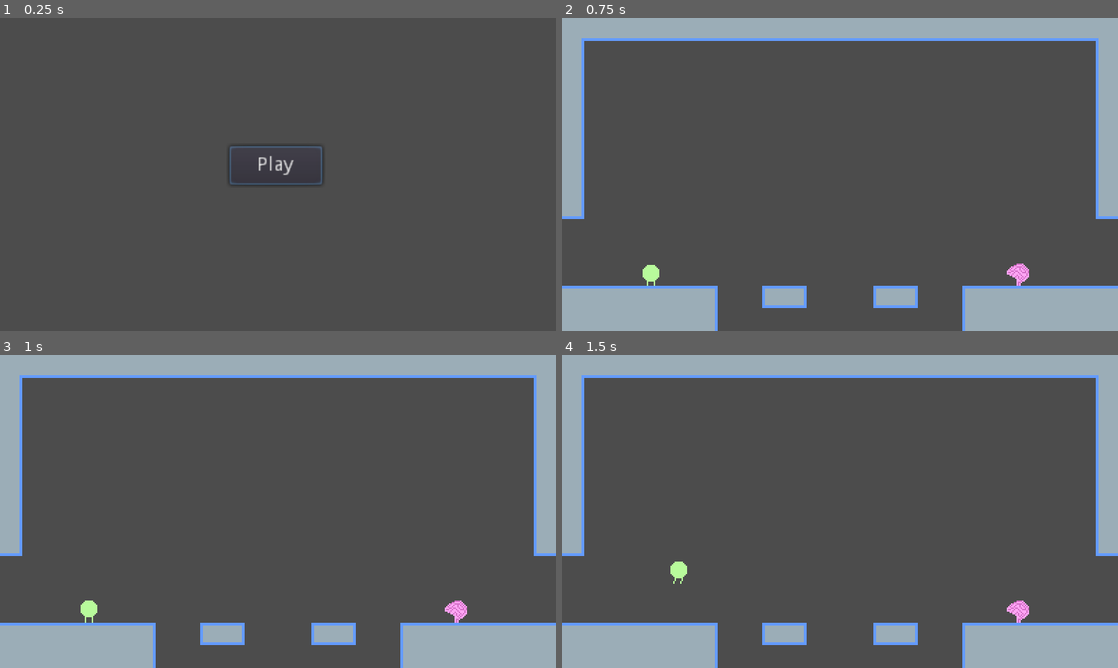
Above: before the commit, frames 1-4 (two rows, left to right).
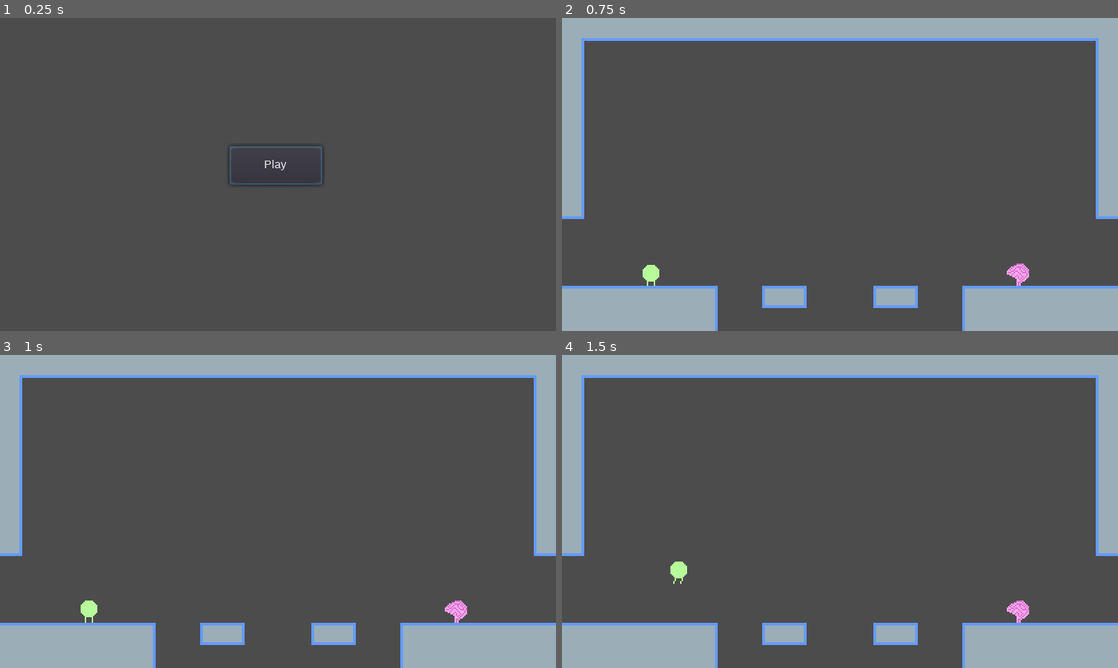
Above: after the commit, the same moments.

Repository: DucksAreMammals/I-Will-Recover
Game: Godot game, scene res://Scenes/Screens/Menu.tscn
The game is run twice, just before and just after one commit, with the same random seed, the same clock (stepped at 60 frames per second) and the same inputs.
Inputs:
- Up to frame 1 (0.25 s): no input
- Up to frame 2 (0.75 s): click "Play" at 0.5 s
- Up to frame 3 (1 s): no input
- Up to frame 4 (1.5 s): tap Enter at 1.25 s; hold D (right) from 1.28 s (still down); tap W (up) at 1.35 s

The runs differ from the first frame. In frame 1, 0.2% of the frame differs, in the area x 46-53%, y 44-51%; in frame 2, nothing differs; in frame 3, nothing differs; in frame 4, nothing differs.

Commit message:
Added fonts

Diff:
--- /dev/null
+++ b/Fonts/LiberationSans.tres
@@ -0,0 +1,9 @@
+[gd_resource type="DynamicFont" load_steps=2 format=2]
+
+[ext_resource path="res://Fonts/LiberationSans-Regular.ttf" type="DynamicFontData" id=1]
+
+[resource]
+size = 8
+use_mipmaps = true
+use_filter = true
+font_data = ExtResource( 1 )
--- a/Scripts/Listen.gd
+++ b/Scripts/Listen.gd
@@ -23,7 +23,7 @@
 	for line in story_bit:
 		match line["speaker"]:
 			"internal":
-				text += "[color=#eaeaea]"
+				text += "[color=#aaaaaa]"
 				text += line["line"]
 				text += "[/color]"
 			"self":
--- a/project.godot
+++ b/project.godot
@@ -26,6 +26,10 @@
 window/size/test_height=675
 window/stretch/mode="2d"
 window/stretch/aspect="keep"
+
+[gui]
+
+theme/custom_font="res://Fonts/LiberationSans.tres"
 
 [input]
 
Binary file added: Fonts/LiberationSans-Regular.ttf
